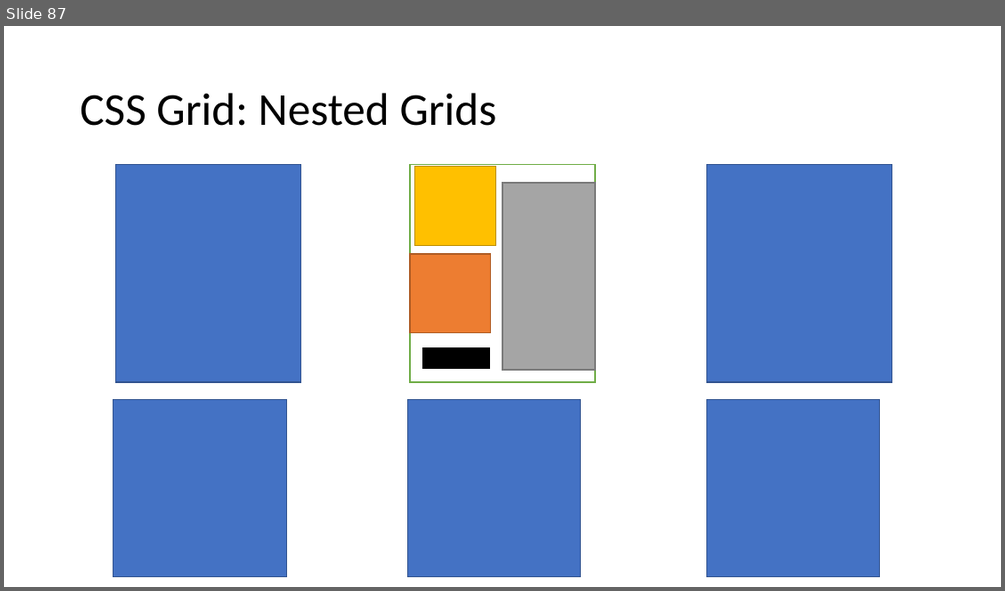
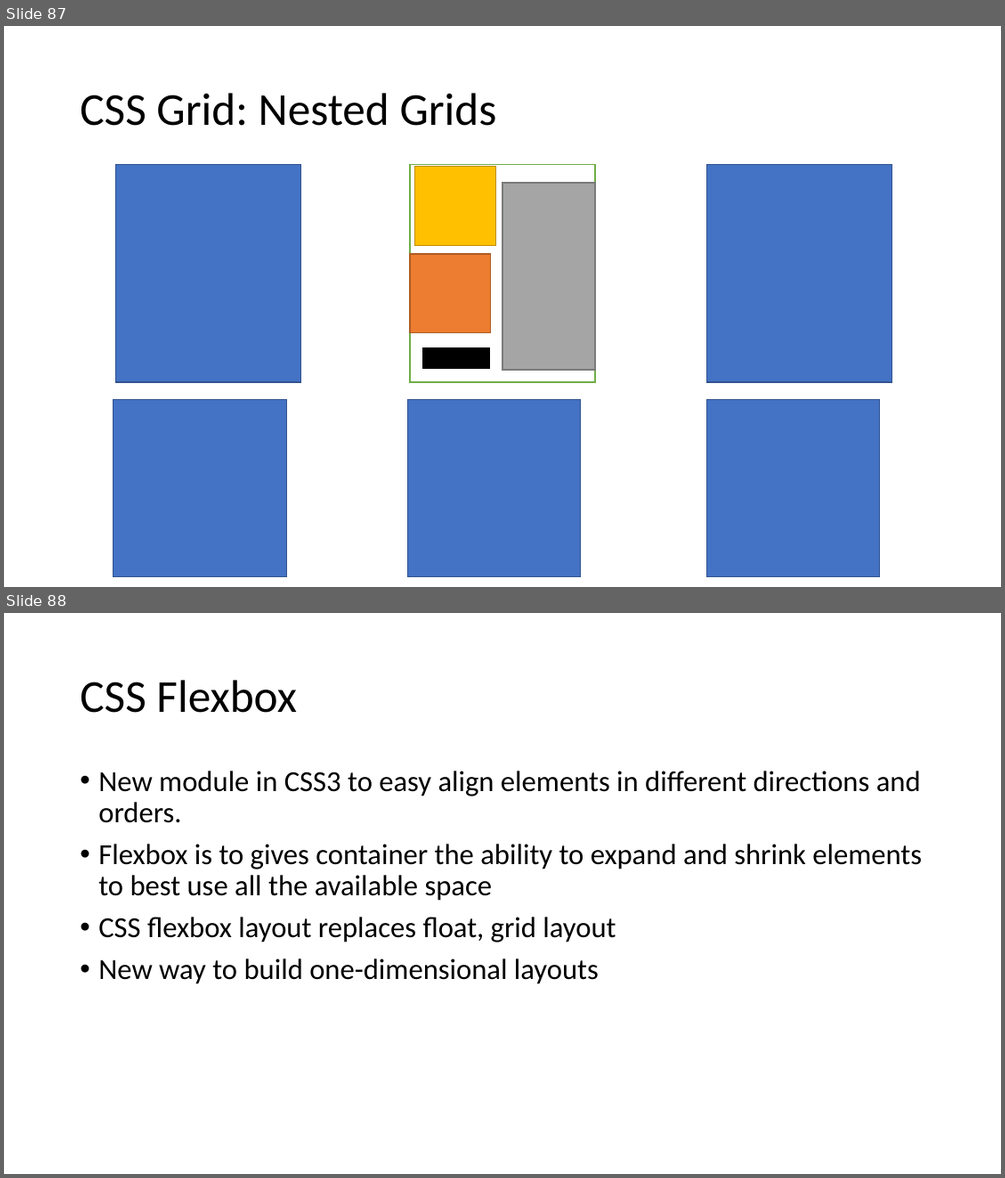
Before and after one commit to PiyushChaturvedii/Batch04, a slide deck: CSS.pptx. Shown one above the other, each under a label of ours: slide 87 before the commit, slides 87 and 88 after it. The pictures are 1005x591 and 1005x1178 pixels, drawn with LibreOffice and Linux fonts; fonts in the diff are those of the drawing. Boxes give left, top, right and bottom in pixels: in the first picture for what was removed or moved away, otherwise in the second. Text is boxed around its words. In the diff, an @@ line names an element or a change of style, - is before the commit and + after.

Commit message:
flexbox

```diff
--- a/CSS.pptx
+++ b/CSS.pptx
@@ slide 88 added at bbox=[4, 613, 1001, 1174], background #FFFFFF @@
@@ title added at bbox=[80, 680, 297, 713], 44 pt, text #000000 @@
+CSS Flexbox
@@ text added at bbox=[98, 771, 922, 984], 28 pt, text #000000 @@
+• New module in CSS3 to easy align elements in different directions and orders.
+• Flexbox is to gives container the ability to expand and shrink elements to best use all the available space
+• CSS flexbox layout replaces float, grid layout
+• New way to build one-dimensional layouts
```
Also in this commit, not shown: 8 other slides added, 6 other files.
